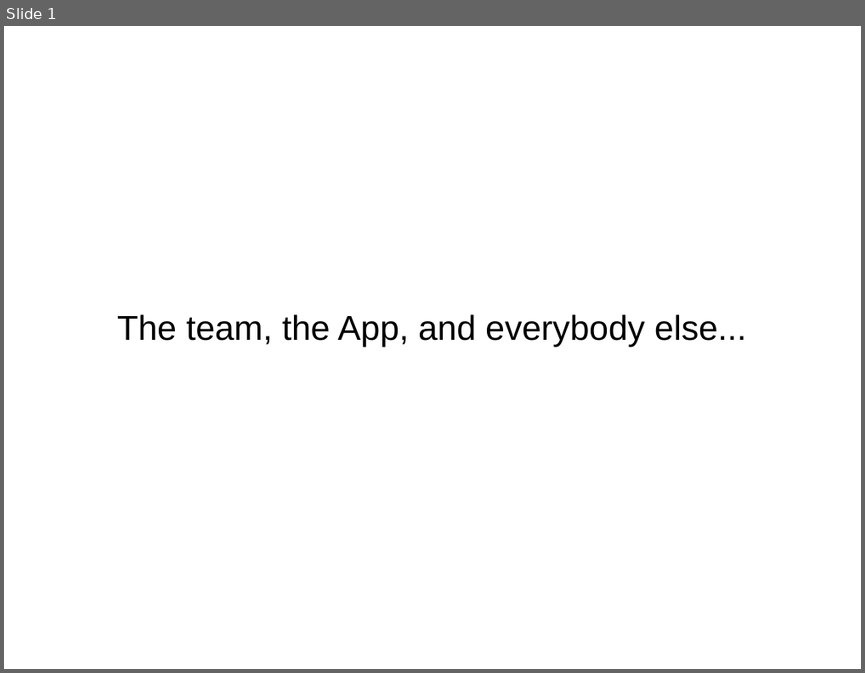
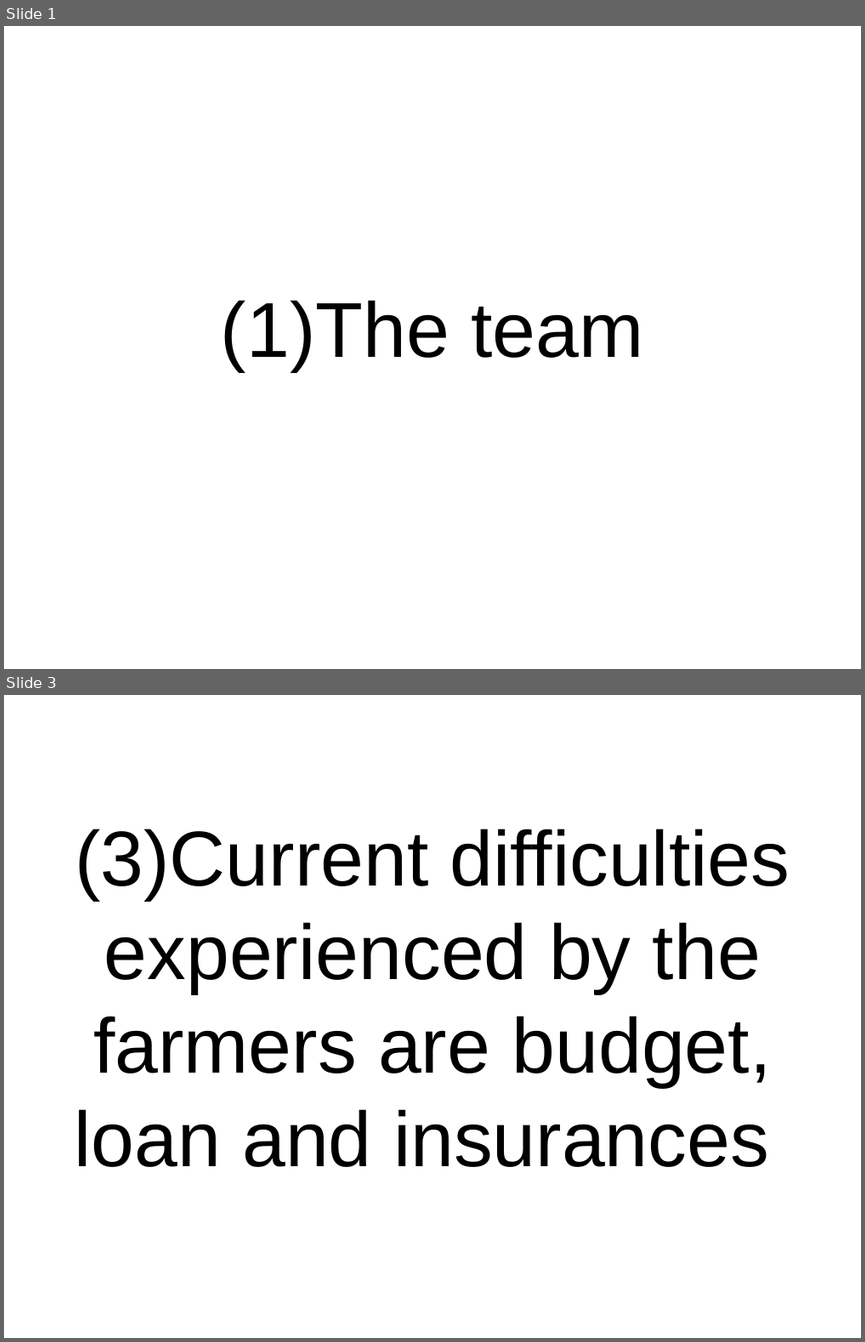
Before and after one commit to evelasco85/AgriSibo, a slide deck: Presentation.odp. Shown one above the other, each under a label of ours: slide 1 before the commit, slides 1 and 3 after it; the slides between them are not shown. The pictures are 865x673 and 865x1342 pixels, drawn with LibreOffice and Linux fonts; fonts in the diff are those of the drawing. Boxes give left, top, right and bottom in pixels: in the first picture for what was removed or moved away, otherwise in the second. Text is boxed around its words. In the diff, an @@ line names an element or a change of style, - is before the commit and + after.

```diff
--- a/Presentation.odp
+++ b/Presentation.odp
@@ slide 3 added at (4,695,861,1338), background #FFFFFF @@
@@ subtitle added at (74,828,790,1167), 72 pt, text #000000 @@
+(3)Current difficulties experienced by the farmers are budget, loan and insurances
@@ slide 1 changed as well @@
@@ subtitle at (221,300,643,371): text changed; size 32 to 72 pt @@
-The team, the App, and everybody else...
+(1)The team
```
Also in this commit, not shown: 2 other slides added, 3 other files.
